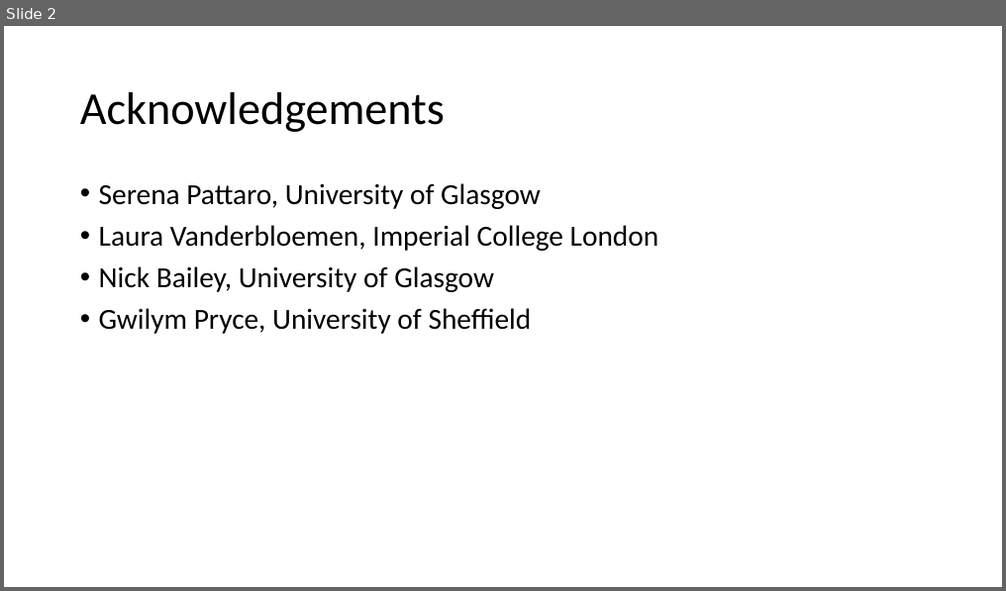
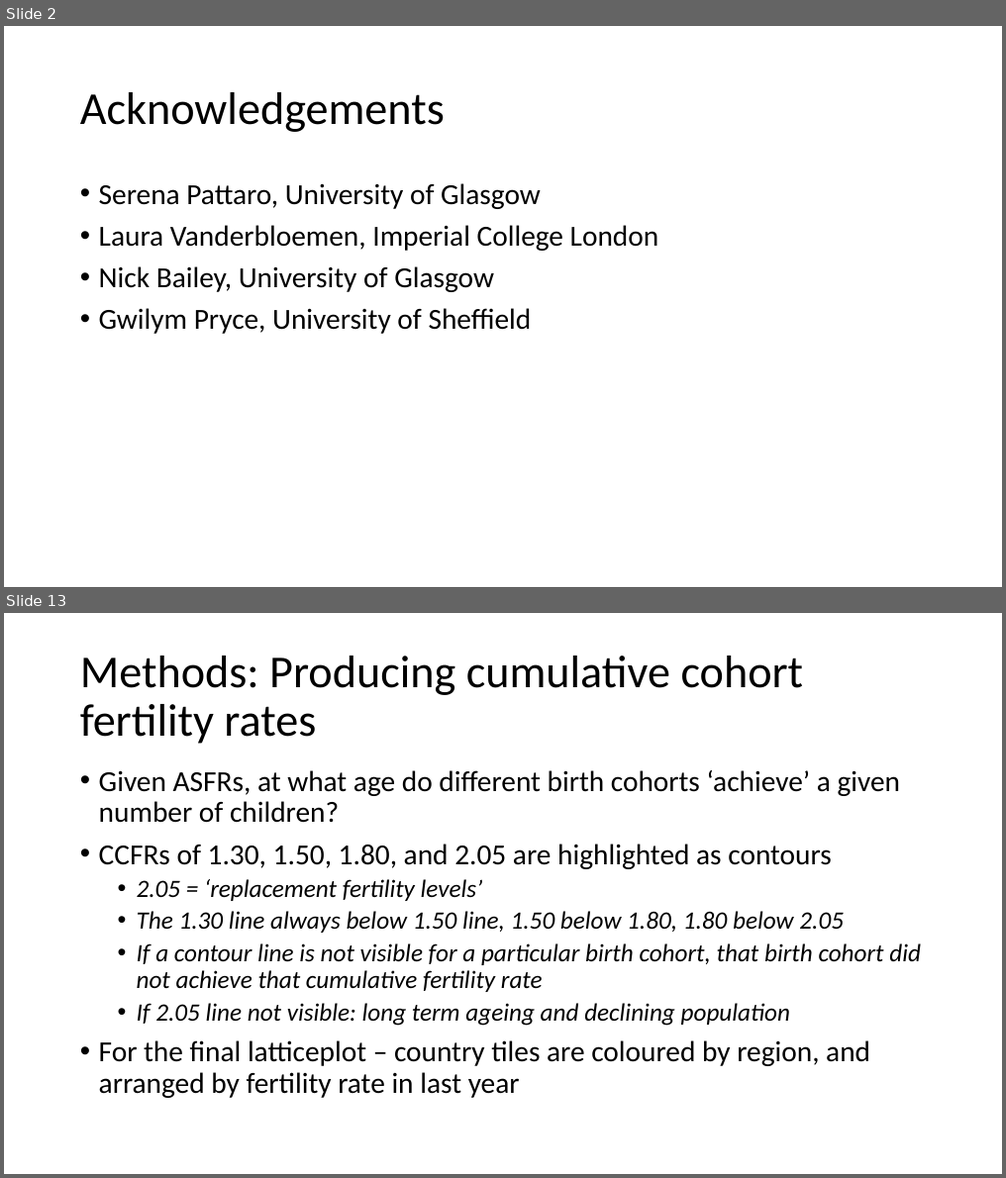
Before and after one commit to JonMinton/comparative_fertility, a slide deck: presentation/comparative_fertility_presentation.pptx. Shown one above the other, each under a label of ours: slide 2 before the commit, slides 2 and 13 after it; the slides between them are not shown. The pictures are 1006x591 and 1006x1178 pixels, drawn with LibreOffice and Linux fonts; fonts in the diff are those of the drawing. Boxes give left, top, right and bottom in pixels: in the first picture for what was removed or moved away, otherwise in the second. Text is boxed around its words. In the diff, an @@ line names an element or a change of style, - is before the commit and + after.

```diff
--- a/presentation/comparative_fertility_presentation.pptx
+++ b/presentation/comparative_fertility_presentation.pptx
@@ slide 13 added at <box>4,613,1002,1174</box>, background #FFFFFF @@
@@ title added at <box>80,656,804,744</box>, 44 pt, text #000000 @@
+Methods: Producing cumulative cohort fertility rates
@@ text added at <box>99,770,921,1098</box>, 24 pt, text #000000, italic @@
+• Given ASFRs, at what age do different birth cohorts ‘achieve’ a given number of children?
+• CCFRs of 1.30, 1.50, 1.80, and 2.05 are highlighted as contours
+  • 2.05 = ‘replacement fertility levels’
+  • The 1.30 line always below 1.50 line, 1.50 below 1.80, 1.80 below 2.05
+  • If a contour line is not visible for a particular birth cohort, that birth cohort did not achieve that cumulative fertility rate
+  • If 2.05 line not visible: long term ageing and declining population
+• For the final latticeplot – country tiles are coloured by region, and arranged by fertility rate in last year
```
Also in this commit, not shown: 3 slides changed, 22 other slides added, 2 other files.
